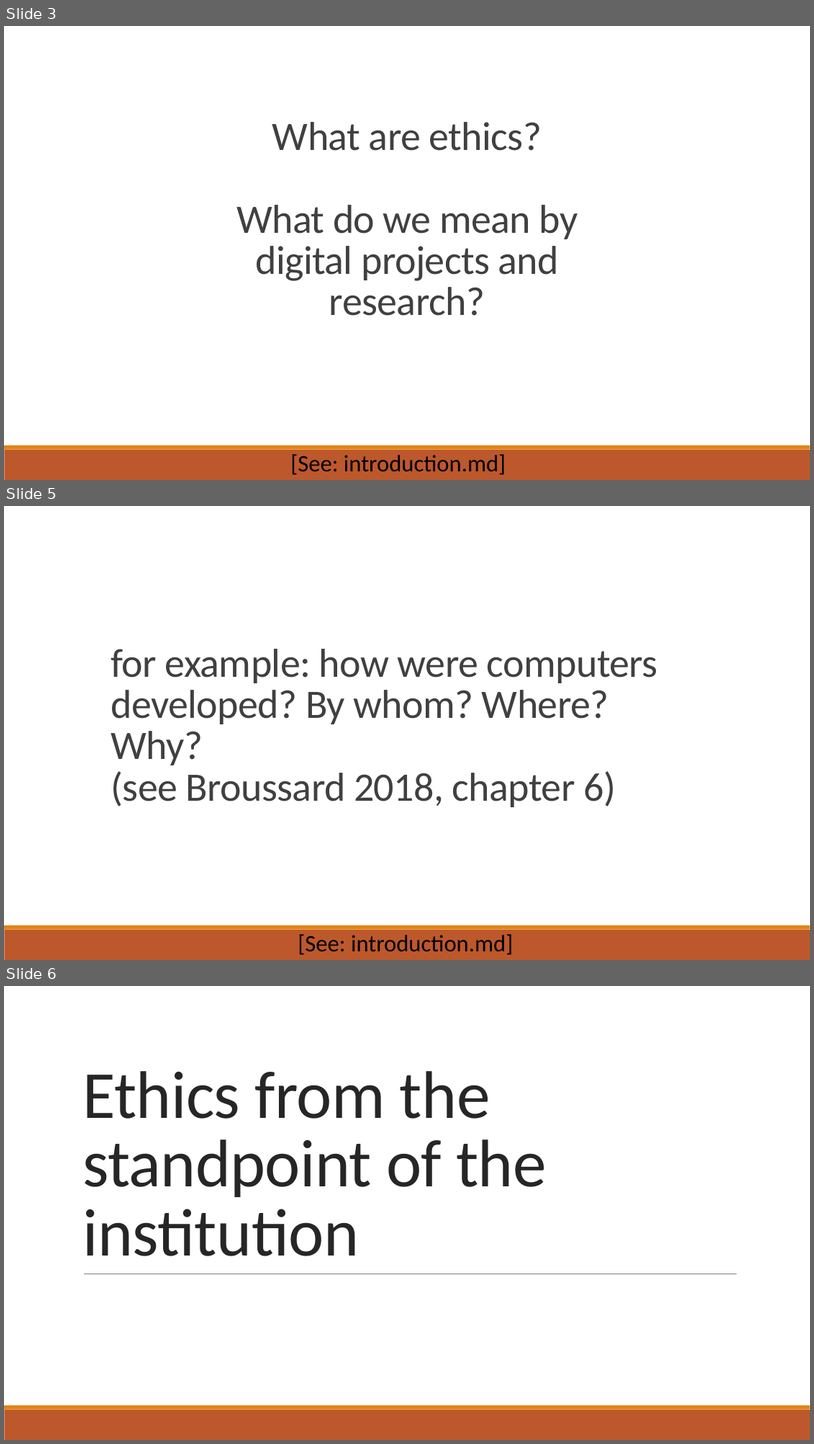
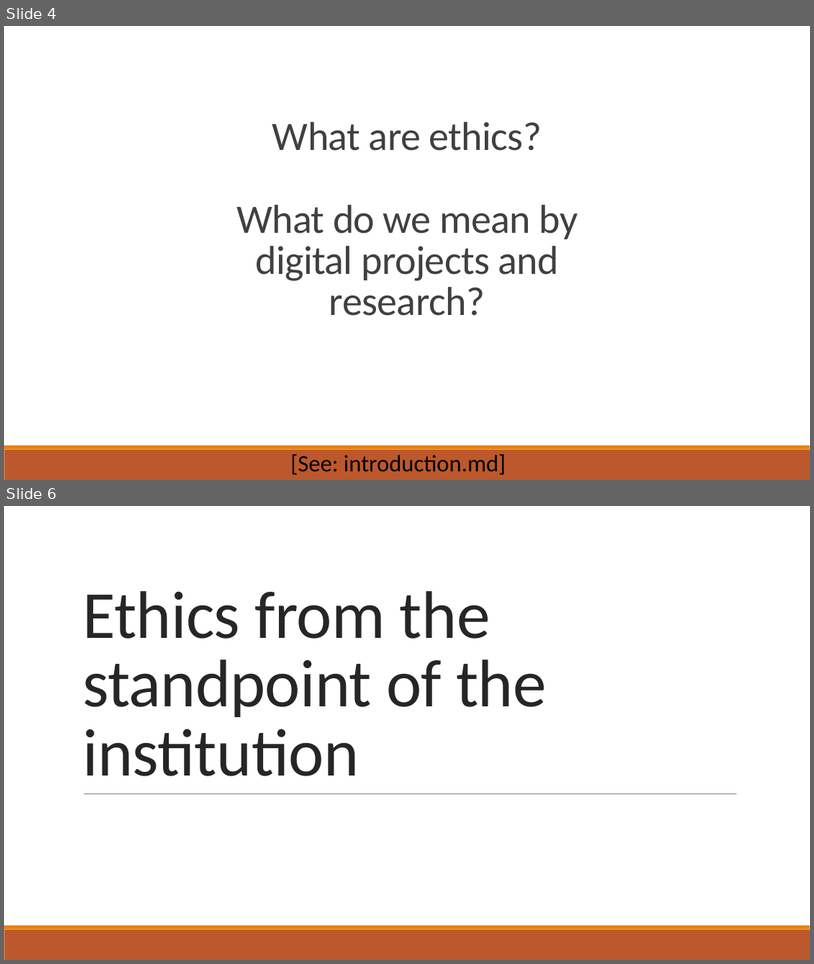
Before and after one commit to dhsouthbend/ethics, a slide deck: slides_ethics.pptx. Shown one above the other, each under a label of ours: slides 3, 5 and 6 before the commit, slides 4 and 6 after it; the slides between them are not shown. The pictures are 814x1444 and 814x964 pixels, drawn with LibreOffice and Linux fonts; fonts in the diff are those of the drawing. Boxes give left, top, right and bottom in pixels: in the first picture for what was removed or moved away, otherwise in the second. Text is boxed around its words. In the diff, an @@ line names an element or a change of style, - is before the commit and + after.

```diff
--- a/slides_ethics.pptx
+++ b/slides_ethics.pptx
@@ slide 5 removed at [4,506,810,960], background #FFFFFF; not listed: 2 template elements that a slide beside it also shows @@
@@ title removed at [111,649,658,807] @@
-for example: how were computers developed? By whom? Where? Why?
-(see Broussard 2018, chapter 6)
@@ text removed at [298,934,513,955] @@
-[See: introduction.md]
@@ what was slide 3 is now slide 4 @@
```
Also in this commit, not shown: 13 slides changed, 2 slides added, 4 other slides removed, 1 other file.
